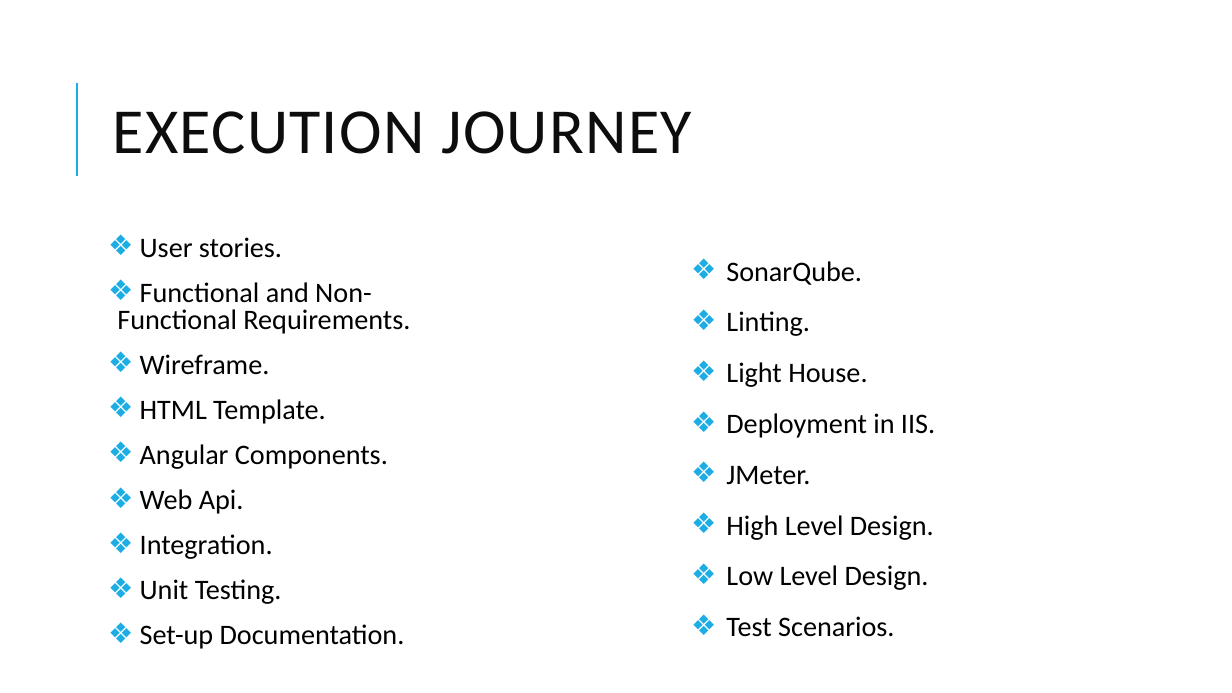
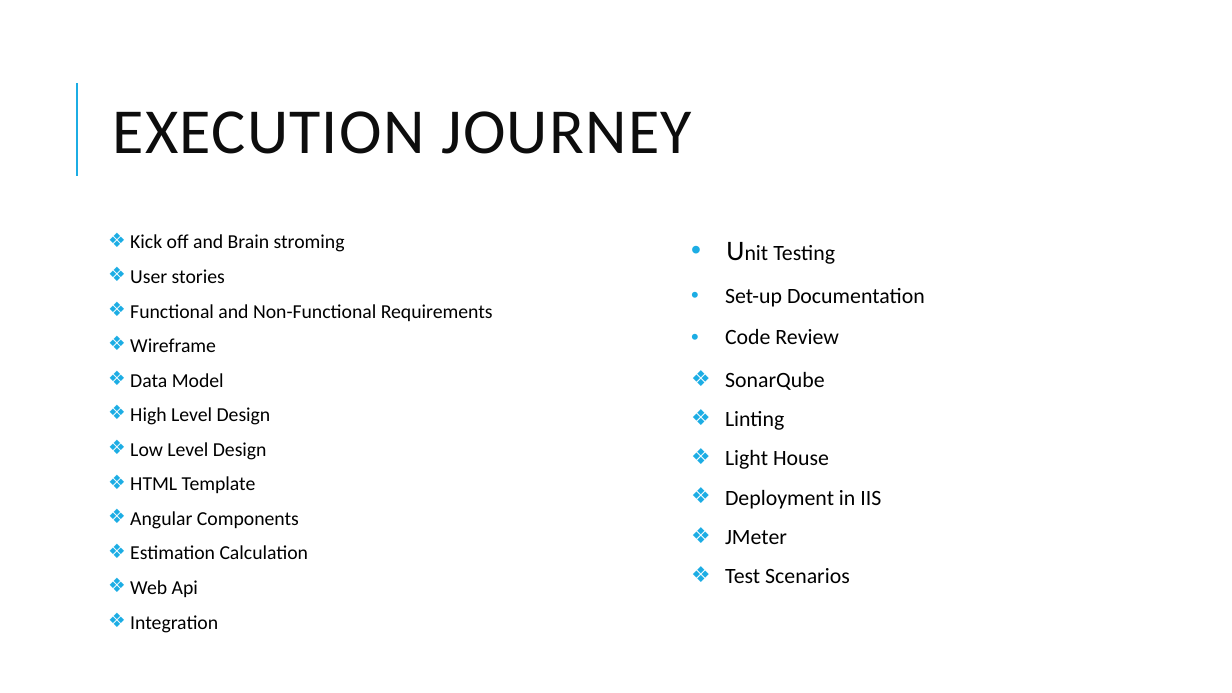
Before and after one commit to arvi9/ASPNet-WebAPI-Anngular-Project, a slide deck: slide 7 of Aurora/Demo/Aurora Demo.pptx. Drawn at 1232x693 pixels with LibreOffice and Linux fonts; fonts in the diff are those of the drawing. Boxes give left, top, right and bottom in pixels: in the first picture for what was removed or moved away, otherwise in the second. Text is boxed around its words. In the diff, an @@ line names an element or a change of style, - is before the commit and + after.

```diff
--- a/Aurora/Demo/Aurora Demo.pptx
+++ b/Aurora/Demo/Aurora Demo.pptx
@@ text at [130,234,345,633]: text changed; size 22 to 15.4 pt @@
-❖ User stories.
-❖ Functional and Non-Functional Requirements.
-❖ Wireframe.
-❖ HTML Template.
-❖ Angular Components.
-❖ Web Api.
-❖ Integration.
-❖ Unit Testing.
-❖ Set-up Documentation.
+❖ Kick off and Brain stroming
+❖ User stories
+❖ Functional and Non-Functional Requirements
+❖ Wireframe
+❖ Data Model
+❖ High Level Design
+❖ Low Level Design
+❖ HTML Template
+❖ Angular Components
+❖ Estimation Calculation
+❖ Web Api
+❖ Integration
@@ text at [725,245,925,583]: text changed; size 22 to 17 pt @@
-❖ SonarQube.
-❖ Linting.
-❖ Light House.
-❖ Deployment in IIS.
-❖ JMeter.
-❖ High Level Design.
-❖ Low Level Design.
-❖ Test Scenarios.
+• Unit Testing
+• Set-up Documentation
+• Code Review
+❖ SonarQube
+❖ Linting
+❖ Light House
+❖ Deployment in IIS
+❖ JMeter
+❖ Test Scenarios
```
Also in this commit, not shown: 7 other slides changed, 2 slides added, 1 slide removed.
